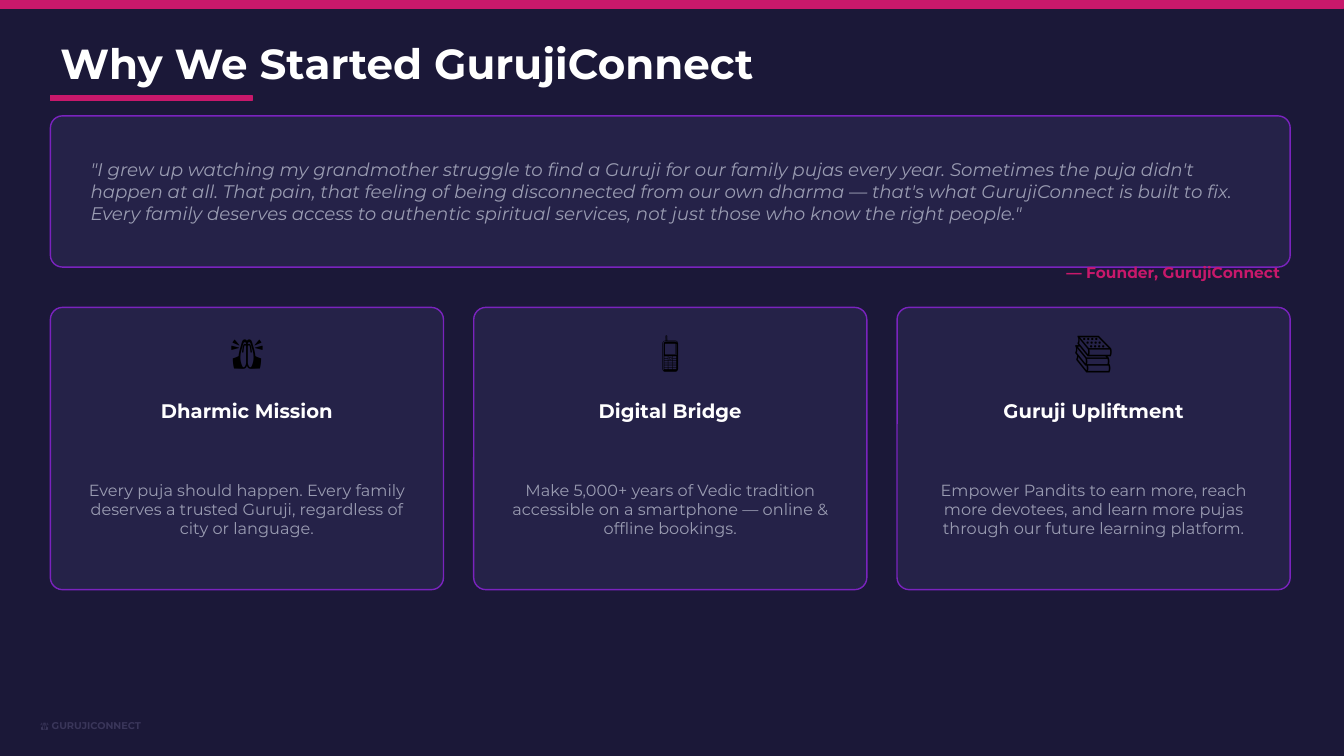
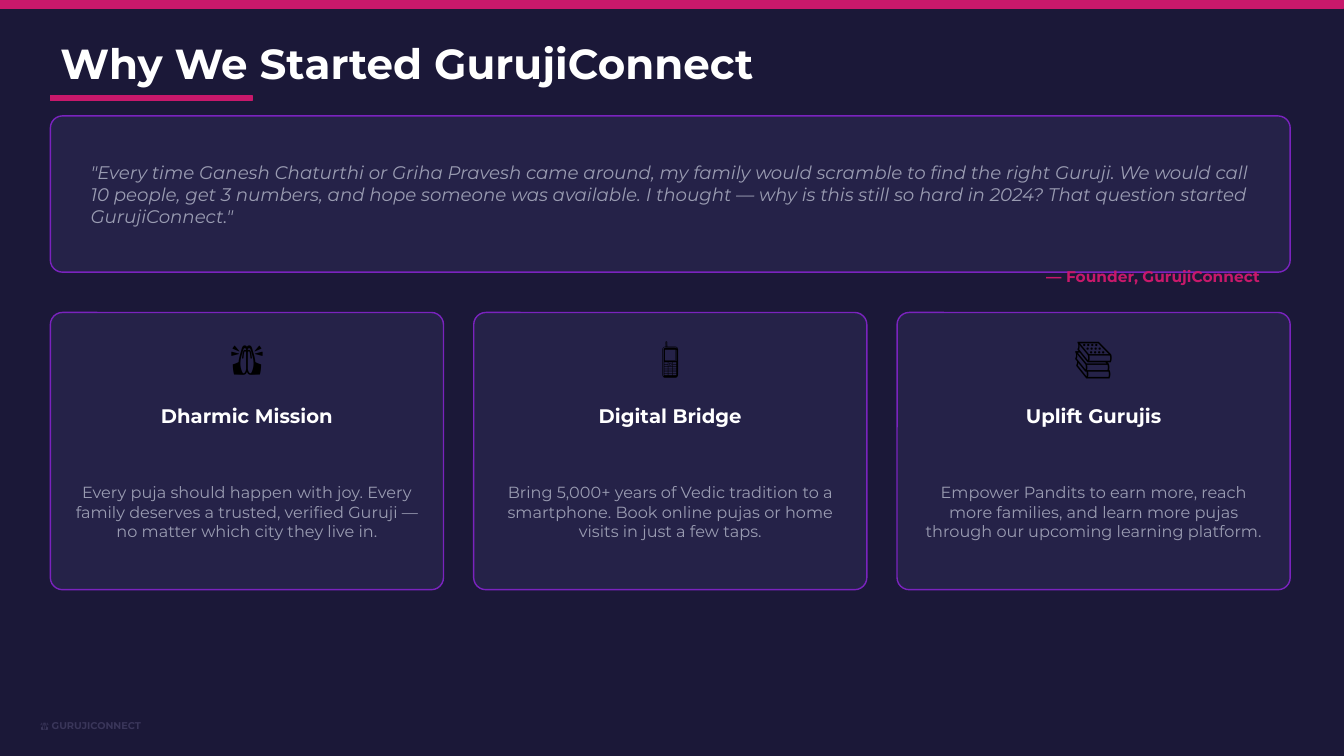
Before and after one commit to kulkarniojus/guruji-connect, a slide deck: slide 3 of attached_assets/GurujiConnect_PitchDeck.pptx. Drawn at 1344x756 pixels with LibreOffice and Linux fonts; fonts in the diff are those of the drawing. Boxes give left, top, right and bottom in pixels: in the first picture for what was removed or moved away, otherwise in the second. Text is boxed around its words. In the diff, an @@ line names an element or a change of style, - is before the commit and + after.

```diff
--- a/attached_assets/GurujiConnect_PitchDeck.pptx
+++ b/attached_assets/GurujiConnect_PitchDeck.pptx
@@ rounded rectangle resized from (x1=50, y1=116, x2=1291, y2=267) to (x1=50, y1=116, x2=1291, y2=272) @@
@@ text at (x1=91, y1=165, x2=1248, y2=227): text changed @@
-"I grew up watching my grandmother struggle to find a Guruji for our family pujas every year. Sometimes the puja didn't happen at all. That pain, that feeling of being disconnected from our own dharma — that's what GurujiConnect is built to fix. Every family deserves access to authentic spiritual services, not just those who know the right people."
+"Every time Ganesh Chaturthi or Griha Pravesh came around, my family would scramble to find the right Guruji. We would call 10 people, get 3 numbers, and hope someone was available. I thought — why is this still so hard in 2024? That question started GurujiConnect."
@@ text "— Founder, GurujiConnect" moved from (x1=1086, y1=266, x2=1280, y2=281) to (x1=1066, y1=270, x2=1259, y2=285) @@
@@ rounded rectangle resized from (x1=50, y1=308, x2=444, y2=590) to (x1=50, y1=313, x2=444, y2=590) @@
@@ rounded rectangle resized from (x1=474, y1=308, x2=867, y2=590) to (x1=474, y1=313, x2=867, y2=590) @@
@@ proportions changed in 4 elements at (x1=50, y1=116, x2=1291, y2=272), (x1=50, y1=313, x2=444, y2=590), (x1=474, y1=313, x2=867, y2=590), (x1=897, y1=313, x2=1291, y2=590) @@
@@ rounded rectangle resized from (x1=897, y1=308, x2=1291, y2=590) to (x1=897, y1=313, x2=1291, y2=590) @@
@@ 5 texts moved together from (x1=60, y1=318, x2=1280, y2=422) to (x1=60, y1=323, x2=1280, y2=427) @@
@@ text at (x1=1026, y1=407, x2=1161, y2=427): text changed @@
-Guruji Upliftment
+Uplift Gurujis
@@ text at (x1=76, y1=486, x2=411, y2=540): text changed @@
-Every puja should happen. Every family deserves a trusted Guruji, regardless of city or language.
+Every puja should happen with joy. Every family deserves a trusted, verified Guruji — no matter which city they live in.
@@ text at (x1=508, y1=486, x2=833, y2=540): text changed @@
-Make 5,000+ years of Vedic tradition accessible on a smartphone — online & offline bookings.
+Bring 5,000+ years of Vedic tradition to a smartphone. Book online pujas or home visits in just a few taps.
@@ text at (x1=926, y1=486, x2=1262, y2=540): text changed @@
-Empower Pandits to earn more, reach more devotees, and learn more pujas through our future learning platform.
+Empower Pandits to earn more, reach more families, and learn more pujas through our upcoming learning platform.
```
Also in this commit, not shown: 11 other slides changed, 1 other file.
